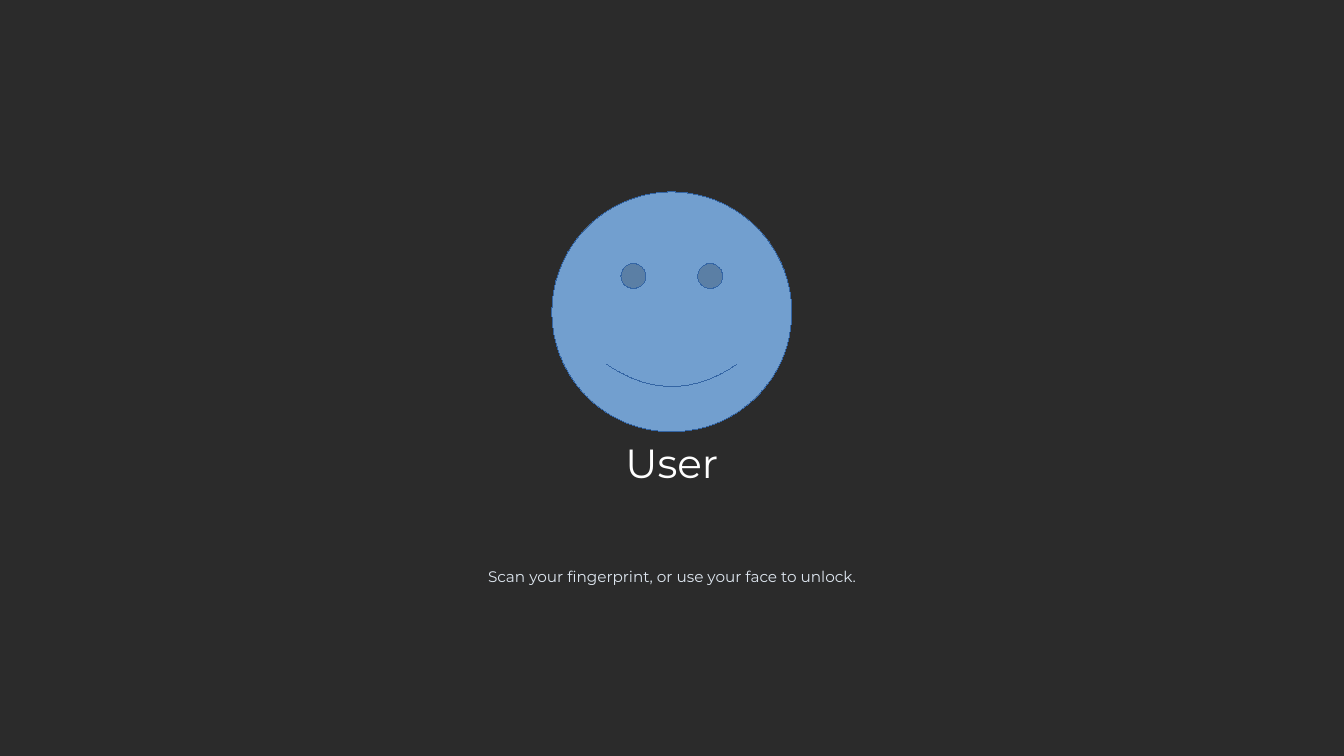
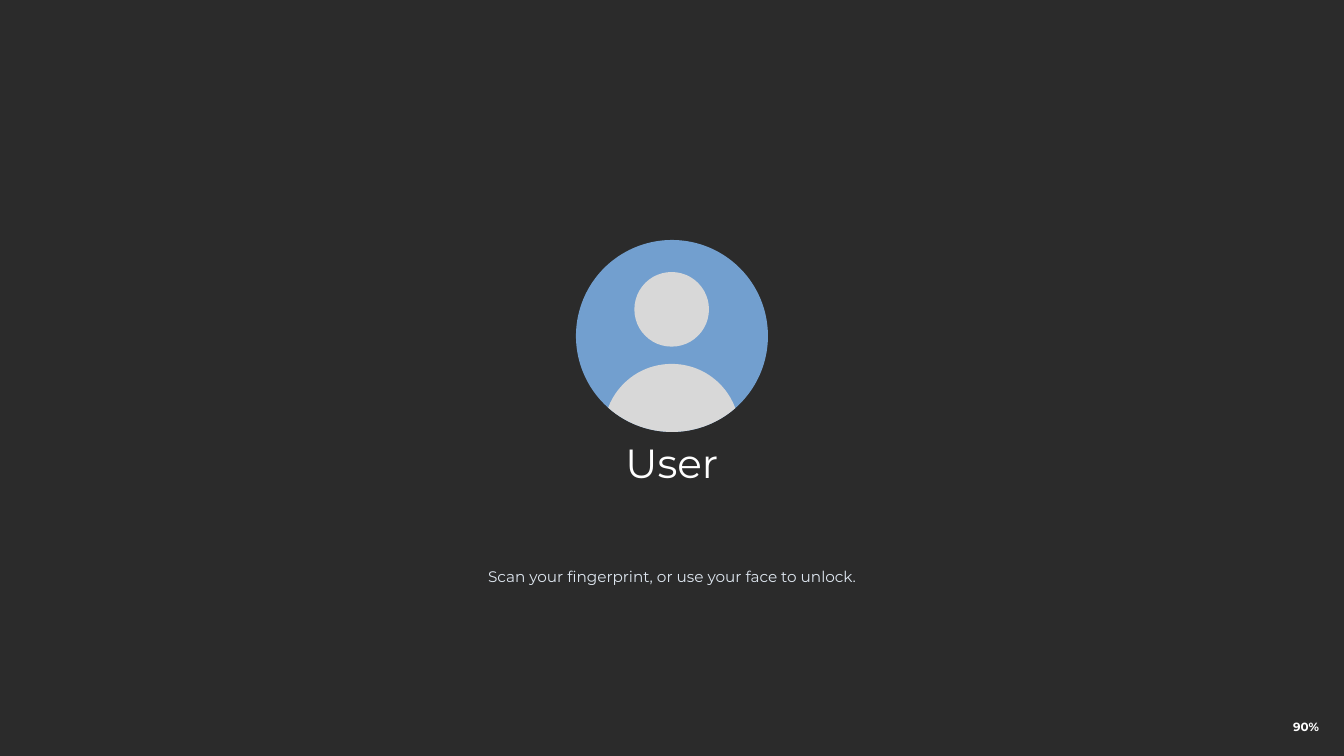
Before and after one commit to MediaPlay-Discord/os, a slide deck: slide 3 of extras/pptx/MPD OS Desktop Environment.pptx. Drawn at 1344x756 pixels with LibreOffice and Linux fonts; fonts in the diff are those of the drawing; background and template pictures are left out; a plain dark background stands for a picture behind light text. Boxes give left, top, right and bottom in pixels: in the first picture for what was removed or moved away, otherwise in the second. Text is boxed around its words. In the diff, an @@ line names an element or a change of style, - is before the commit and + after.

```diff
--- a/extras/pptx/MPD OS Desktop Environment.pptx
+++ b/extras/pptx/MPD OS Desktop Environment.pptx
@@ smiley face removed at (552,191,793,432) @@
@@ ellipse added at (576,240,767,432), fill #729FCF @@
@@ freeform shape added at (634,272,709,346), fill #D8D8D8 @@
@@ freeform shape added at (609,365,735,433), fill #D8D8D8 @@
@@ text added at (1293,722,1319,731), 7 pt, text #FFFFFF, bold @@
+90%
```
Also in this commit, not shown: 5 other slides changed, 7 other files.
